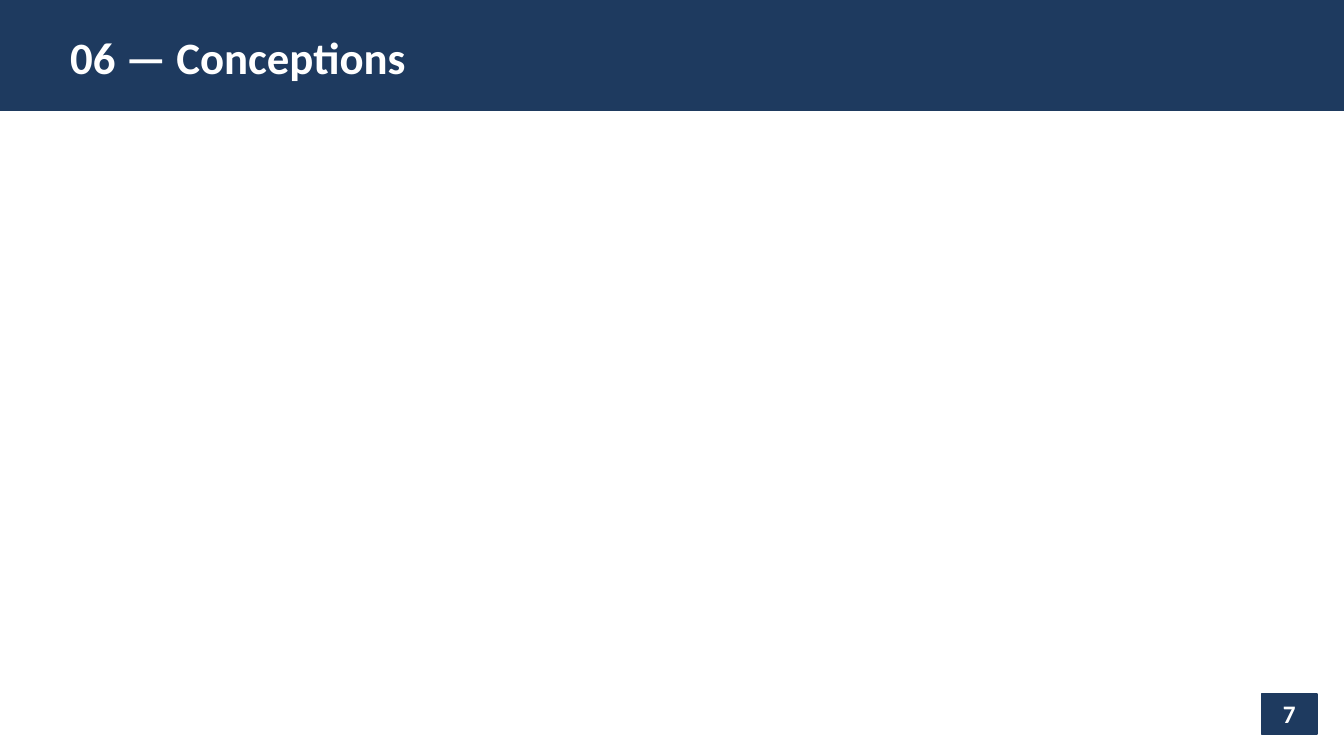
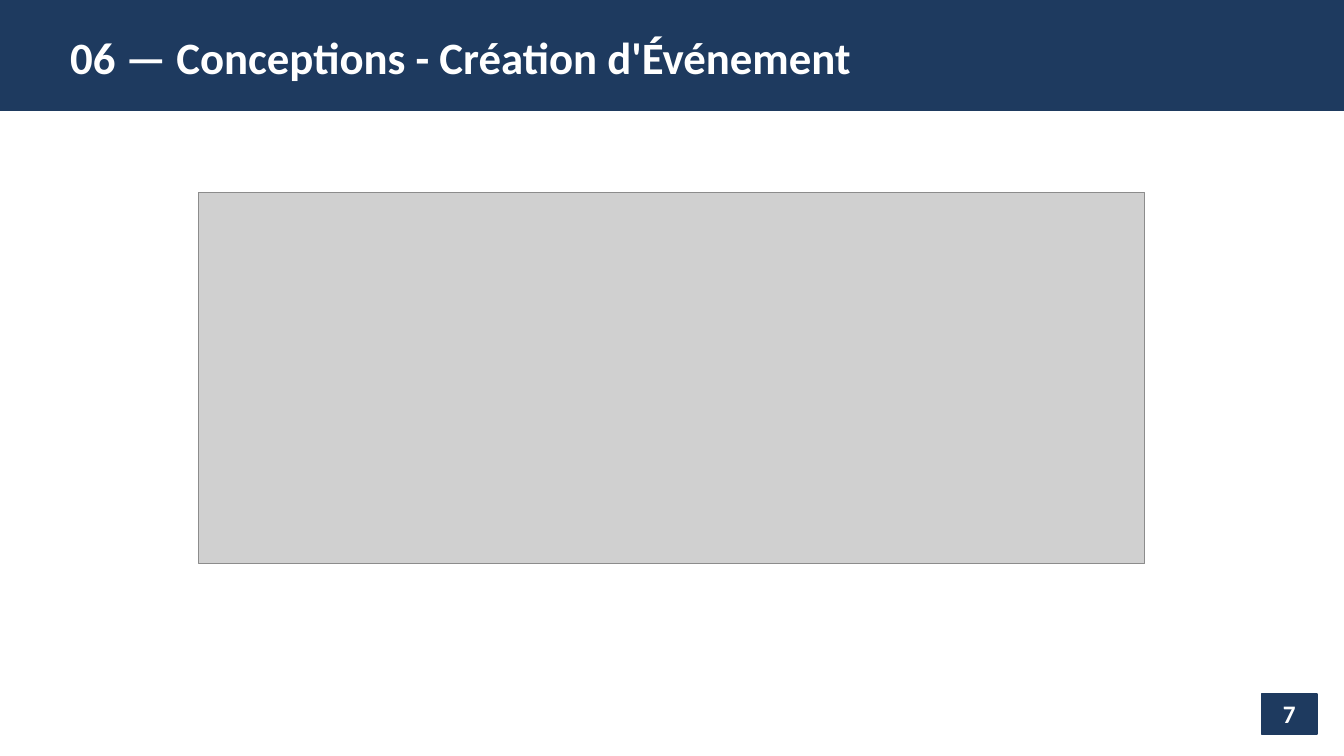
Before and after one commit to saleck24/CampusConnect, a slide deck: slide 12 of doc_campusconnect/CampusConnect_Presentation_Soutenance.pptx (slide 8 before the commit). Drawn at 1344x756 pixels with LibreOffice and Linux fonts; fonts in the diff are those of the drawing; grey boxes stand for pictures. Boxes give left, top, right and bottom in pixels: in the first picture for what was removed or moved away, otherwise in the second. Text is boxed around its words. In the diff, an @@ line names an element or a change of style, - is before the commit and + after.

```diff
--- a/doc_campusconnect/CampusConnect_Presentation_Soutenance.pptx
+++ b/doc_campusconnect/CampusConnect_Presentation_Soutenance.pptx
@@ text at [70,37,850,81]: text changed @@
-06 — Conceptions
+06 — Conceptions - Création d'Événement
@@ picture added at [199,193,1144,565] @@
```
Also in this commit, not shown: 5 slides added, 2 other files.
